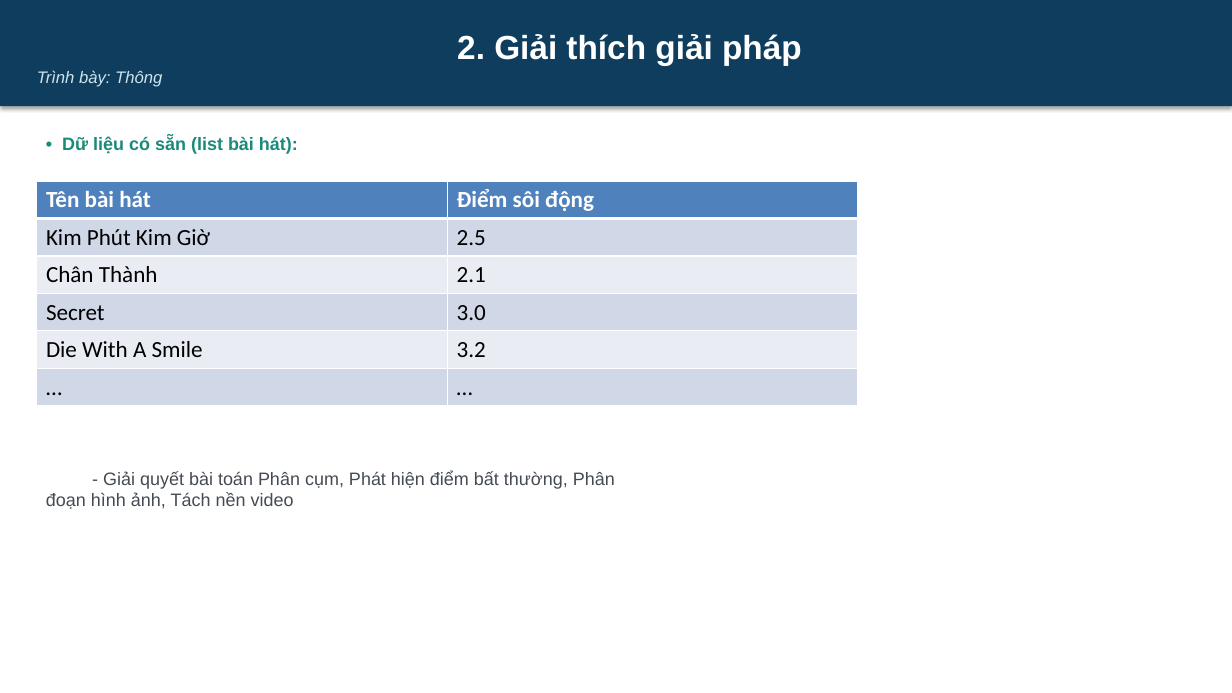
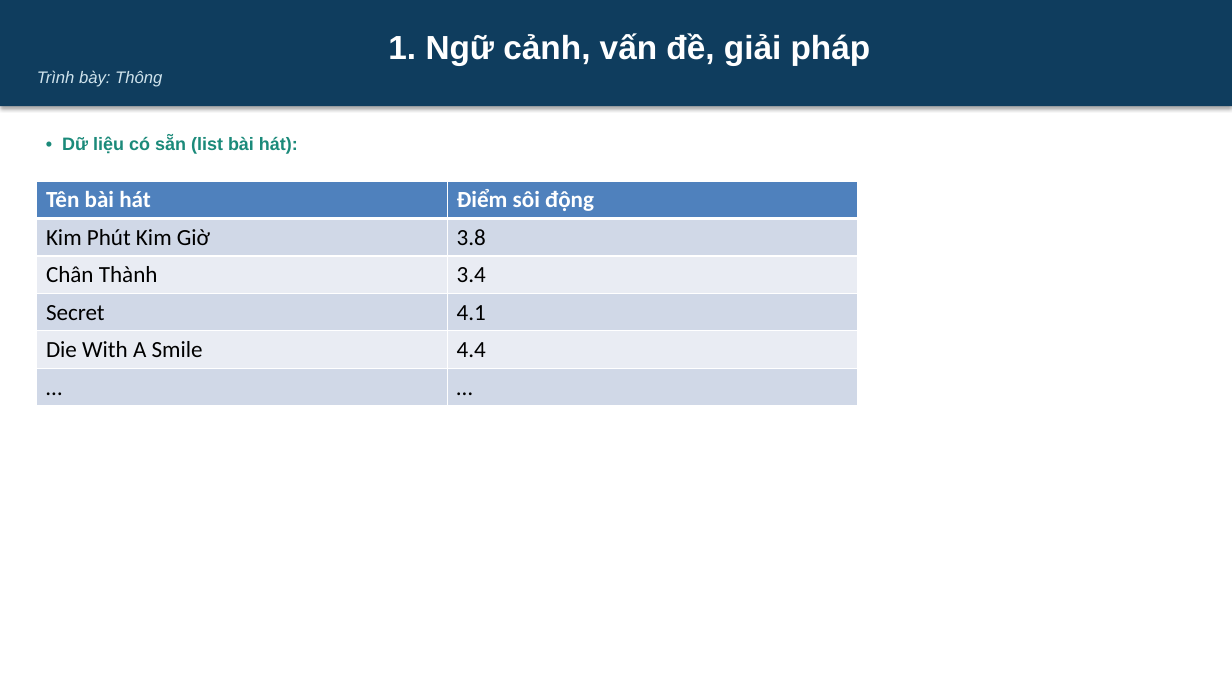
Before and after one commit to dinhdatthong1809/gaussian-mixture-model, a slide deck: slide 4 of Slide.pptx. Drawn at 1232x693 pixels with LibreOffice and Linux fonts; fonts in the diff are those of the drawing. Boxes give left, top, right and bottom in pixels: in the first picture for what was removed or moved away, otherwise in the second. Text is boxed around its words. In the diff, an @@ line names an element or a change of style, - is before the commit and + after.

```diff
--- a/Slide.pptx
+++ b/Slide.pptx
@@ text in rectangle at box(388, 33, 871, 66): text changed @@
-2. Giải thích giải pháp
+1. Ngữ cảnh, vấn đề, giải pháp
@@ table at box(37, 181, 858, 406) @@
-row 2, column 2: 2.5
+row 2, column 2: 3.8
-row 3, column 2: 2.1
+row 3, column 2: 3.4
-row 4, column 2: 3.0
+row 4, column 2: 4.1
-row 5, column 2: 3.2
+row 5, column 2: 4.4
@@ text removed at box(46, 471, 615, 509) @@
-- Giải quyết bài toán Phân cụm, Phát hiện điểm bất thường, Phân đoạn hình ảnh, Tách nền video
```
Also in this commit, not shown: 3 other slides changed, 2 slides added, 3 other files.
